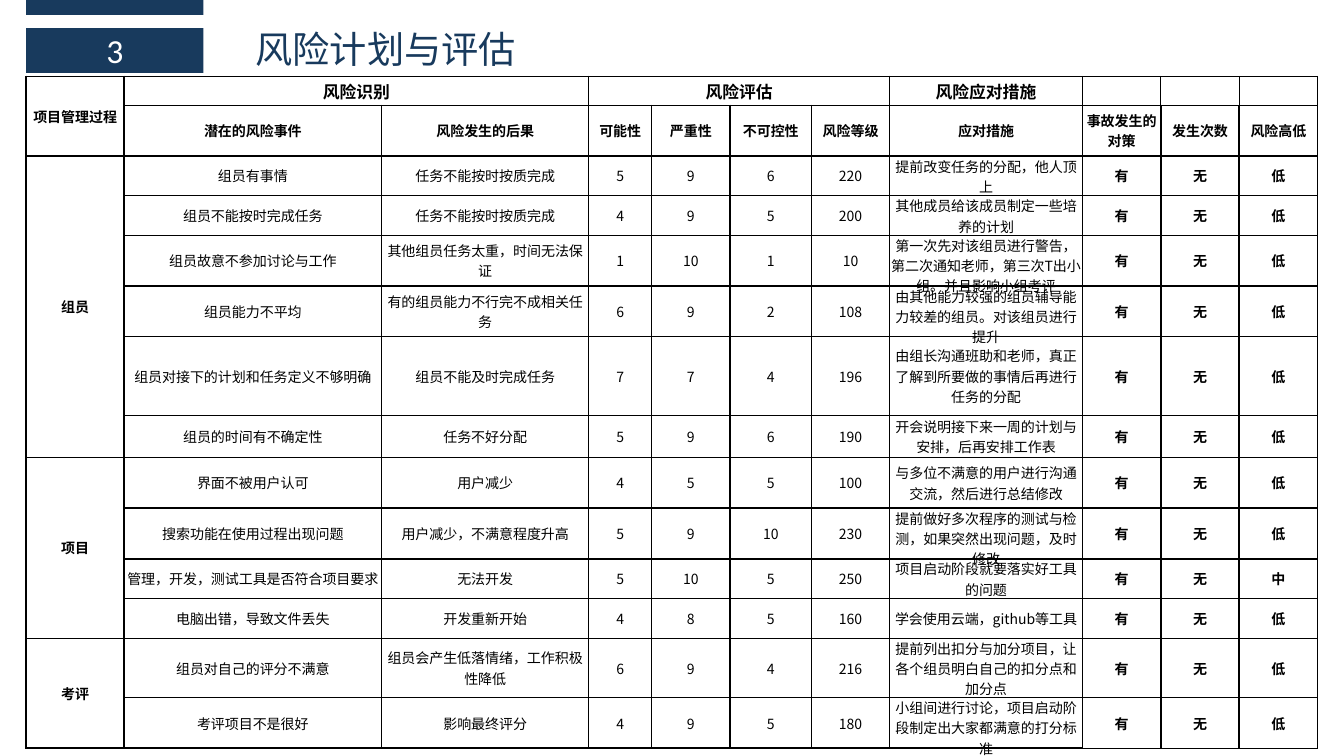
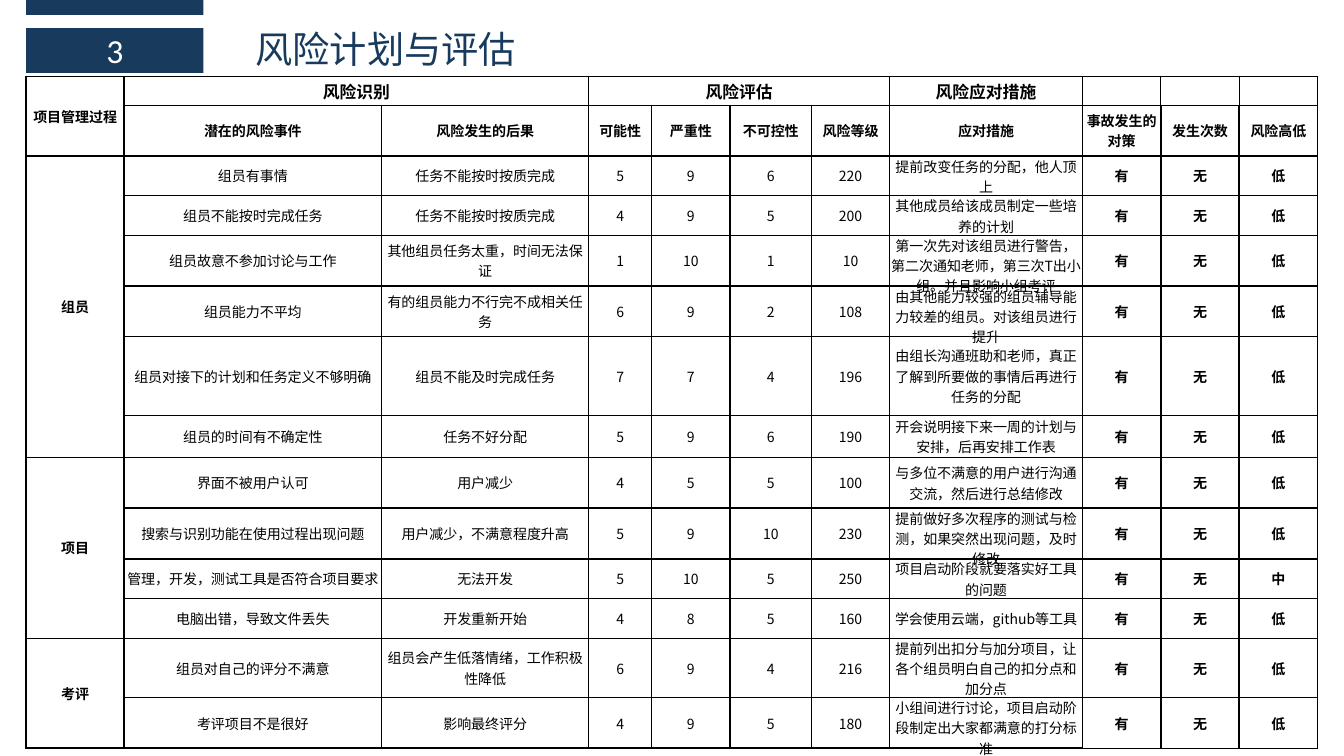
Before and after one commit to boboHh/Wine-APP, a slide deck: slide 17 of SE2018春-G17-项目计划PPT.pptx (slide 18 before the commit). Drawn at 1344x756 pixels with LibreOffice and Linux fonts; fonts in the diff are those of the drawing. Boxes give left, top, right and bottom in pixels: in the first picture for what was removed or moved away, otherwise in the second. Text is boxed around its words. In the diff, an @@ line names an element or a change of style, - is before the commit and + after.

```diff
--- a/SE2018春-G17-项目计划PPT.pptx
+++ b/SE2018春-G17-项目计划PPT.pptx
@@ table at [26, 77, 1319, 756] @@
-row 10, column 2: 搜索功能在使用过程出现问题
+row 10, column 2: 搜索与识别功能在使用过程出现问题
```
Also in this commit, not shown: 6 other slides changed, 1 slide removed.
